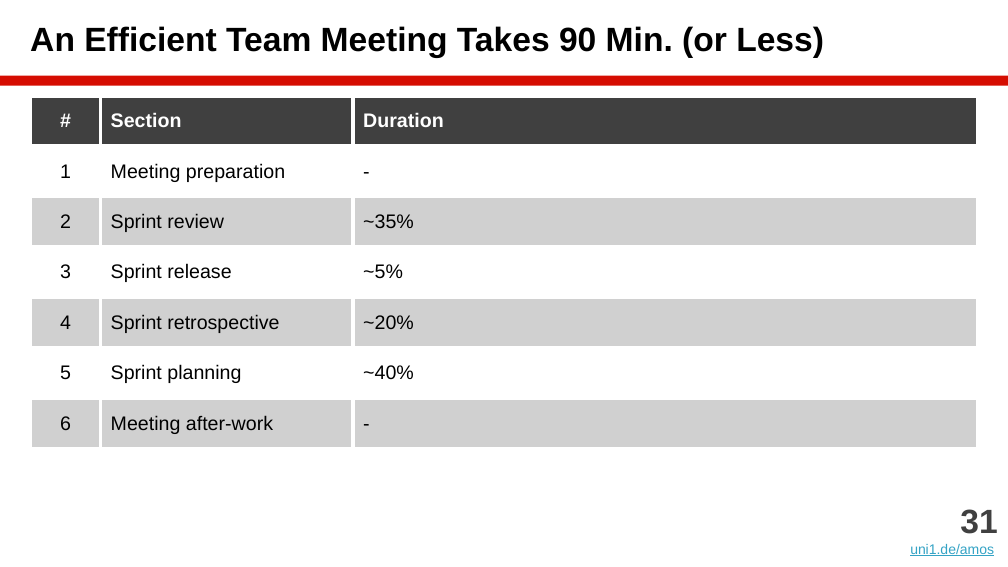
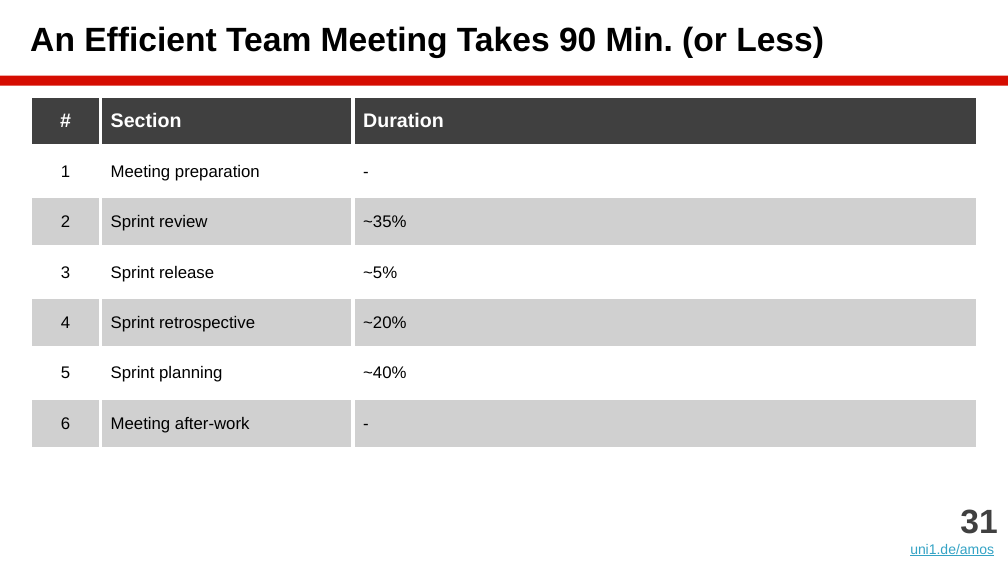
Before and after one commit to dirkriehle/amos-course, a slide deck: slide 31 of Lecture slides/AMOS B02 - Scrum and AMOS.pptx. Drawn at 1008x567 pixels with LibreOffice and Linux fonts; fonts in the diff are those of the drawing. Boxes give left, top, right and bottom in pixels: in the first picture for what was removed or moved away, otherwise in the second. Text is boxed around its words. In the diff, an @@ line names an element or a change of style, - is before the commit and + after.

Commit message:
Summer 2025 preparation

```diff
--- a/Lecture slides/AMOS B02 - Scrum and AMOS.pptx
+++ b/Lecture slides/AMOS B02 - Scrum and AMOS.pptx
@@ table at <box>30,96,978,437</box> @@
@@ size 14 to 12 pt in "1", "Meeting preparation", "-", "2" and 14 more places @@
```
Also in this commit, not shown: 4 other slides changed, 15 other files.
